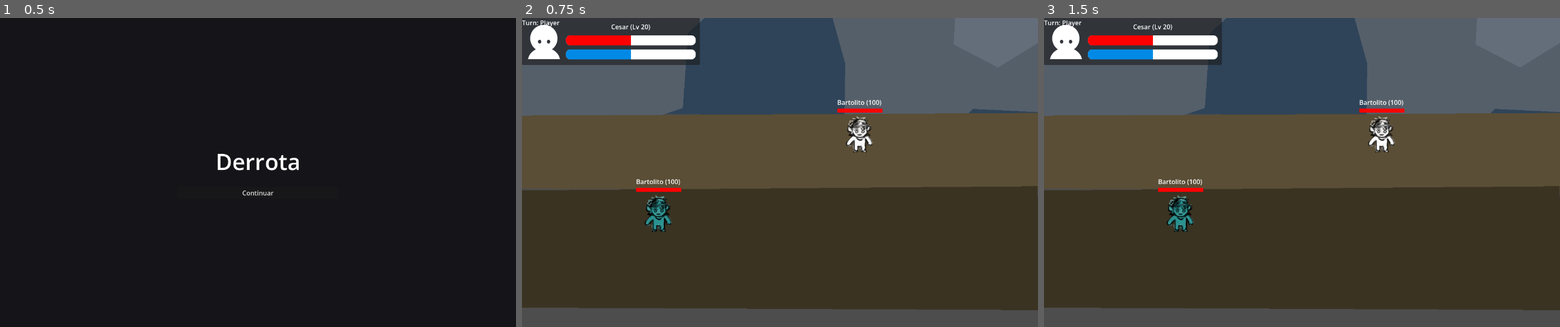
Above: before the commit, frames 1-3 (left to right).
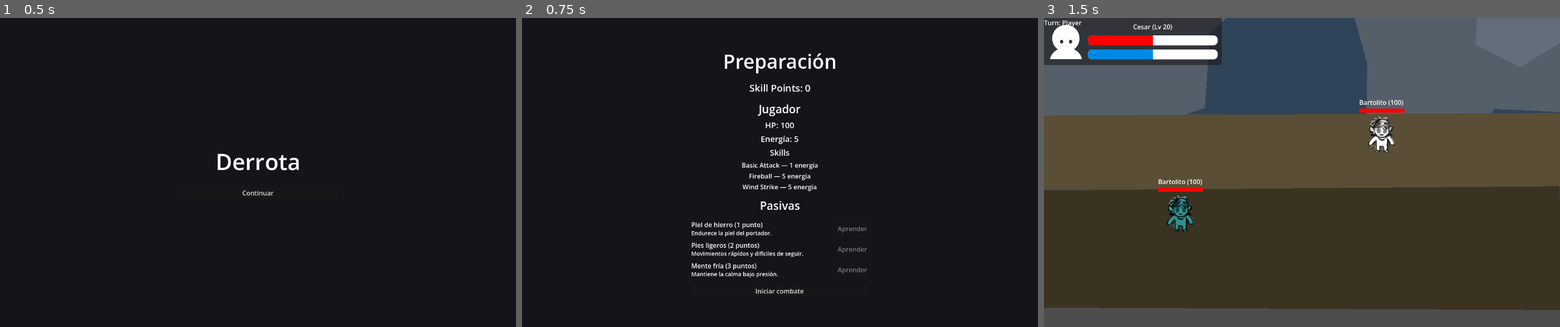
Above: after the commit, the same moments.

Repository: cessar1/no-name-dungeon
Game: Godot game, scene res://scenes/BattleResult.tscn
Two runs of this game, one before a commit and one after it. Both use one fixed random seed, a clock stepped at 60 frames per second and the inputs below. This scene is started directly instead of the project's main scene.
Inputs (mouse positions are in pixels of both pictures, inside the frame that each line leads up to):
- Up to frame 1 (0.5 s): no input
- Up to frame 2 (0.75 s): click "Continuar" at 0.5 s
- Up to frame 3 (1.5 s): click (1302, 289) at 1.25 s, where only the run after the commit has a clickable "Iniciar combate"

Frame 1 is identical in both runs. In frame 2, 100% of the frame differs, in the area x 0-100%, y 0-100%; in frame 3, nothing differs.

Commit message:
Set PreBattle as main scene and close battle loop
- Make PreBattle the project's main scene
- Return to PreBattle from BattleResult
- Update MEMORY and task docs

Diff:
--- a/project.godot
+++ b/project.godot
@@ -15,7 +15,7 @@
 [application]
 
 config/name="Village"
-run/main_scene="uid://cv3yy3eeab1m6"
+run/main_scene="res://scenes/PreBattle.tscn"
 config/features=PackedStringArray("4.7", "Forward Plus")
 config/icon="res://icon.svg"
 
--- a/scenes/battle_result.gd
+++ b/scenes/battle_result.gd
@@ -1,9 +1,9 @@
 extends Control
 
-const BATTLE_SCENE := "res://scenes/Game.tscn"
+const PRE_BATTLE_SCENE := "res://scenes/PreBattle.tscn"
 
 func _ready() -> void:
 	%ResultLabel.text = "Victoria" if GameManager.last_battle_won else "Derrota"
 
 func _on_continue_pressed() -> void:
-	get_tree().change_scene_to_file(BATTLE_SCENE)
+	get_tree().change_scene_to_file(PRE_BATTLE_SCENE)
Not shown, changed: MEMORY.md
Not shown, changed: task.md
